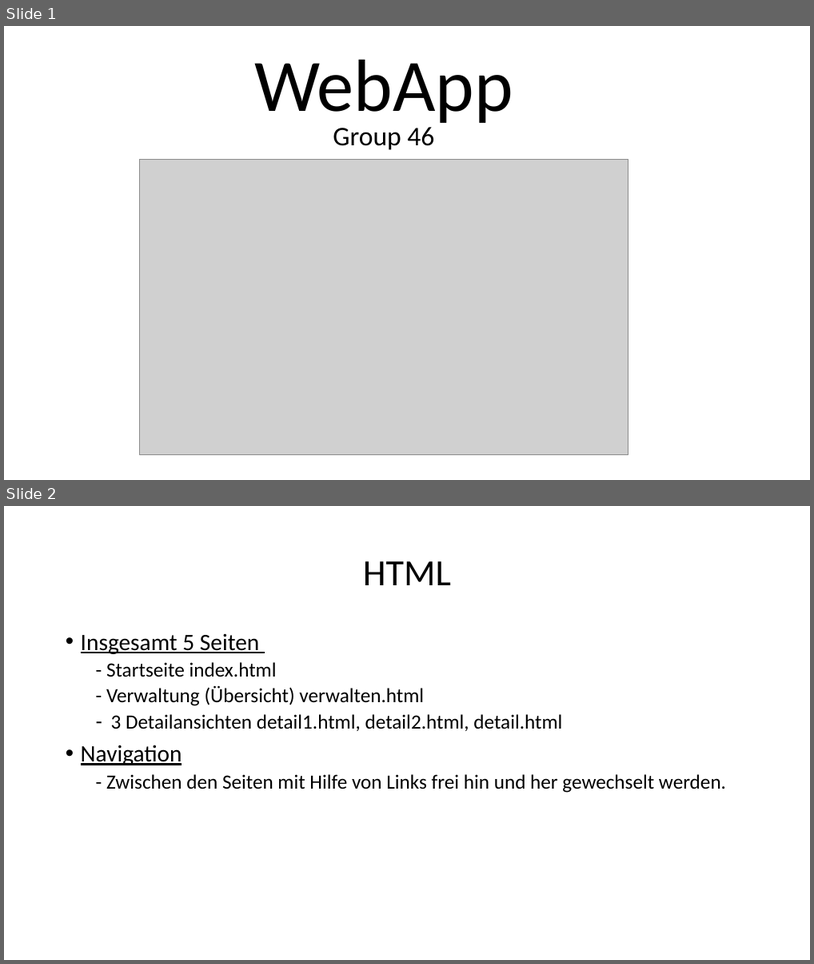
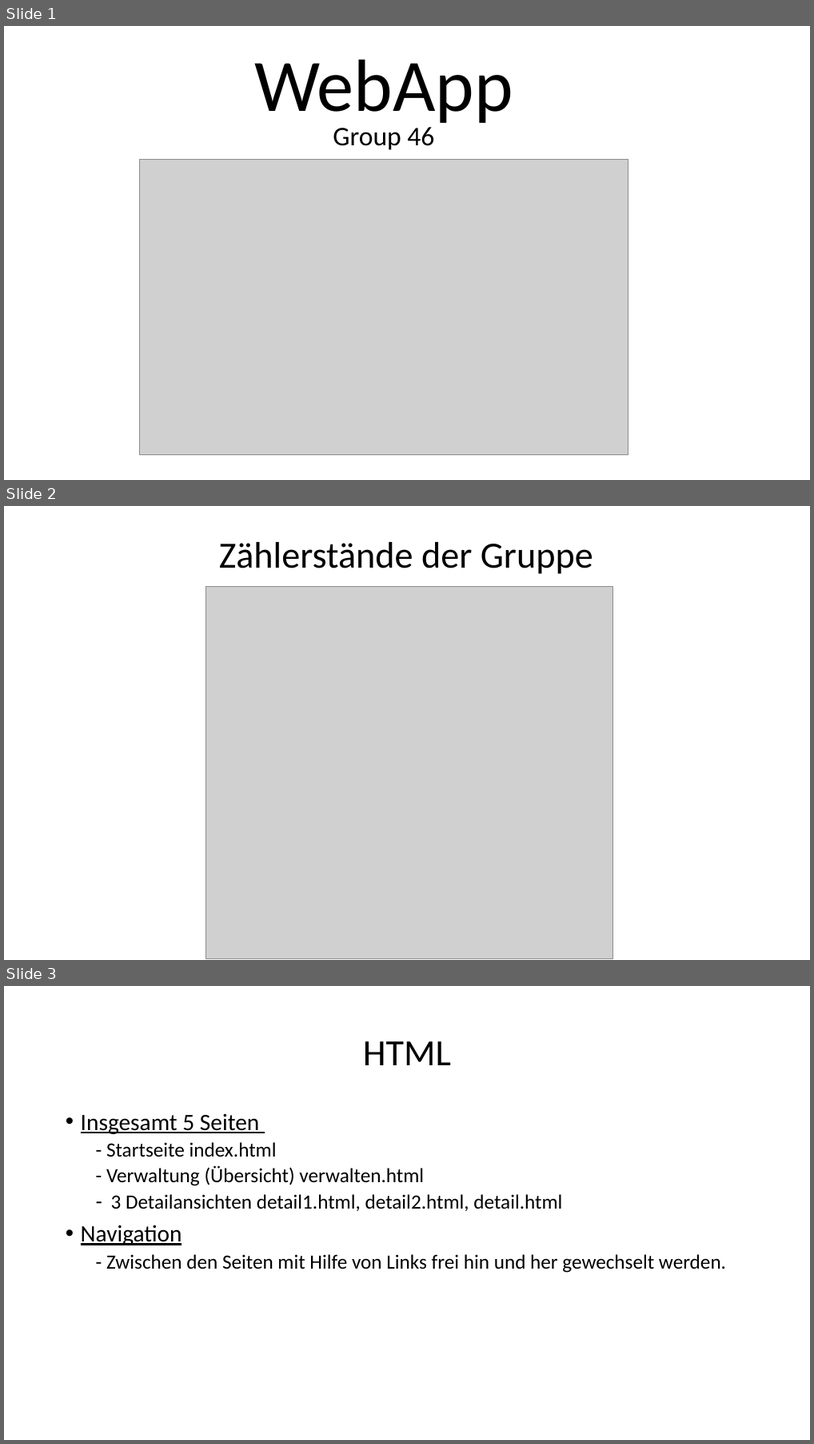
Before and after one commit to carolin262/anwendungssysA1, a slide deck: WebApp (Group 46) HTML + JavaScript].pptx. Shown one above the other, each under a label of ours: slides 1 and 2 before the commit, slides 1, 2 and 3 after it. The pictures are 814x964 and 814x1444 pixels, drawn with LibreOffice and Linux fonts; fonts in the diff are those of the drawing; grey boxes stand for pictures. Boxes give left, top, right and bottom in pixels: in the first picture for what was removed or moved away, otherwise in the second. Text is boxed around its words. In the diff, an @@ line names an element or a change of style, - is before the commit and + after.

```diff
--- a/WebApp (Group 46) HTML + JavaScript].pptx
+++ b/WebApp (Group 46) HTML + JavaScript].pptx
@@ slide 2 added at <box>4,506,810,960</box>, background #FFFFFF @@
@@ title added at <box>219,542,594,574</box>, 44 pt, text #000000 @@
+Zählerstände der Gruppe
@@ picture added at <box>206,587,614,959</box> @@
@@ what was slide 2 is now slide 3 @@
```
